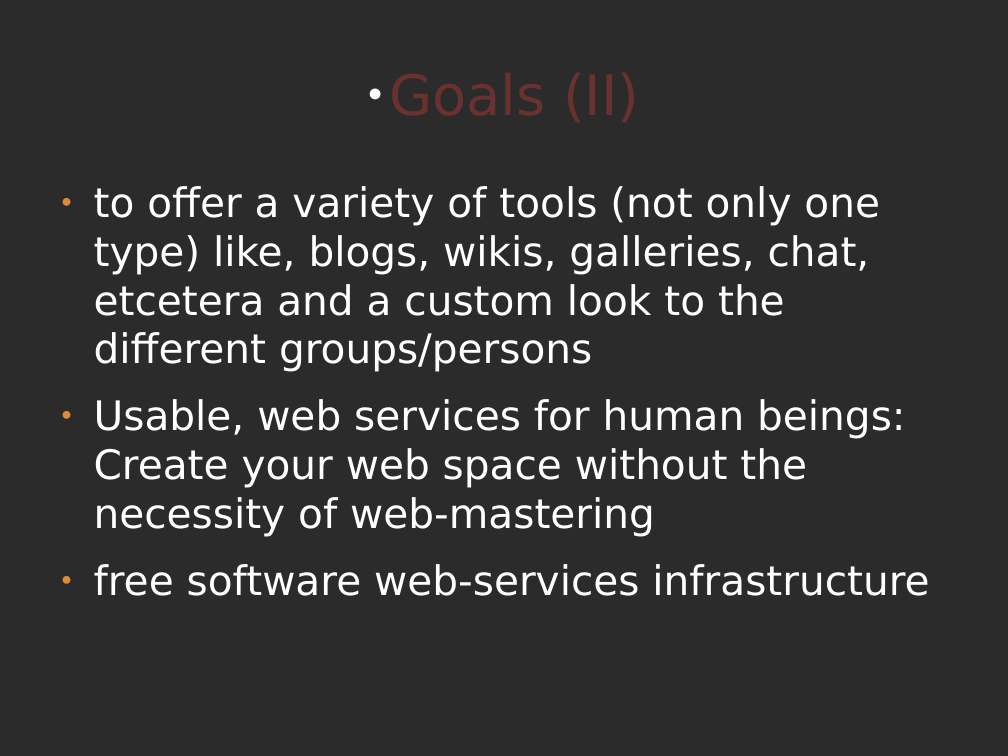
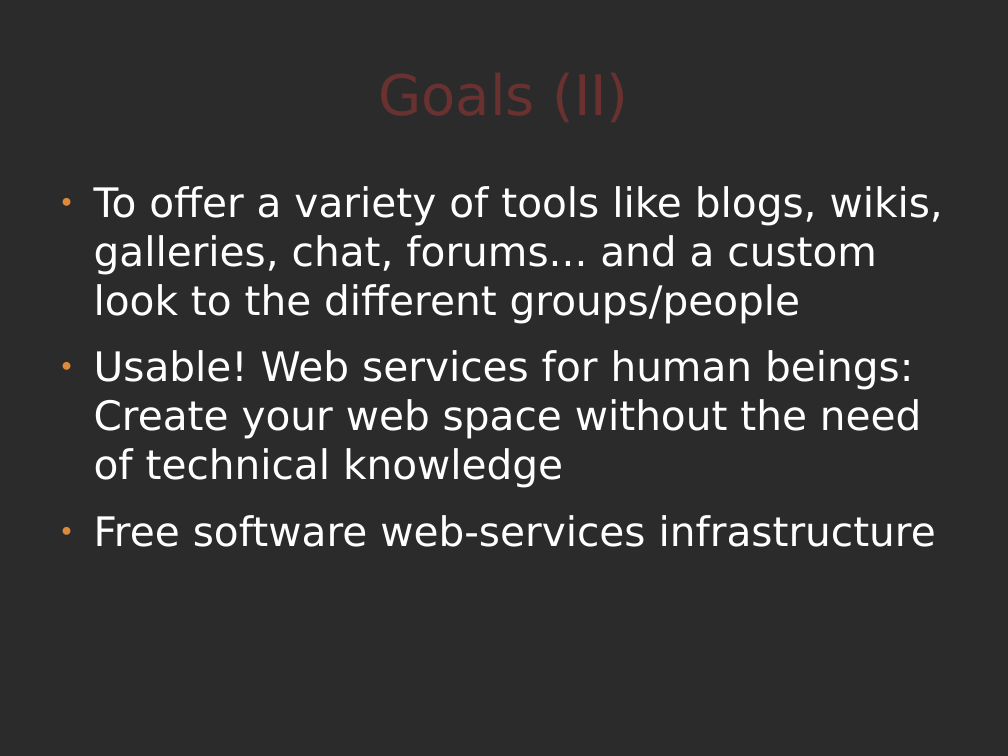
Before and after one commit to comunes/kune, a slide deck: slide 4 of doc/kune-dic-08.odp (slide 5 before the commit). Drawn at 1008x756 pixels with LibreOffice and Linux fonts; fonts in the diff are those of the drawing; background and template pictures are left out; a plain dark background stands for a picture behind light text. Boxes give left, top, right and bottom in pixels: in the first picture for what was removed or moved away, otherwise in the second. Text is boxed around its words. In the diff, an @@ line names an element or a change of style, - is before the commit and + after.

Commit message:
Kune presentation improved: translation, organization and design

```diff
--- a/doc/kune-dic-08.odp
+++ b/doc/kune-dic-08.odp
@@ title "Goals (II)" at box(50, 35, 958, 152): bullet ● to none @@
@@ text at box(94, 186, 943, 547): text changed @@
-● to offer a variety of tools (not only one type) like, blogs, wikis, galleries, chat, etcetera and a custom look to the different groups/persons
-● Usable, web services for human beings: Create your web space without the necessity of web-mastering
-● free software web-services infrastructure
+● To offer a variety of tools like blogs, wikis, galleries, chat, forums... and a custom look to the different groups/people
+● Usable! Web services for human beings: Create your web space without the need of technical knowledge
+● Free software web-services infrastructure
```
Also in this commit, not shown: 20 other slides changed, 1 slide removed.
